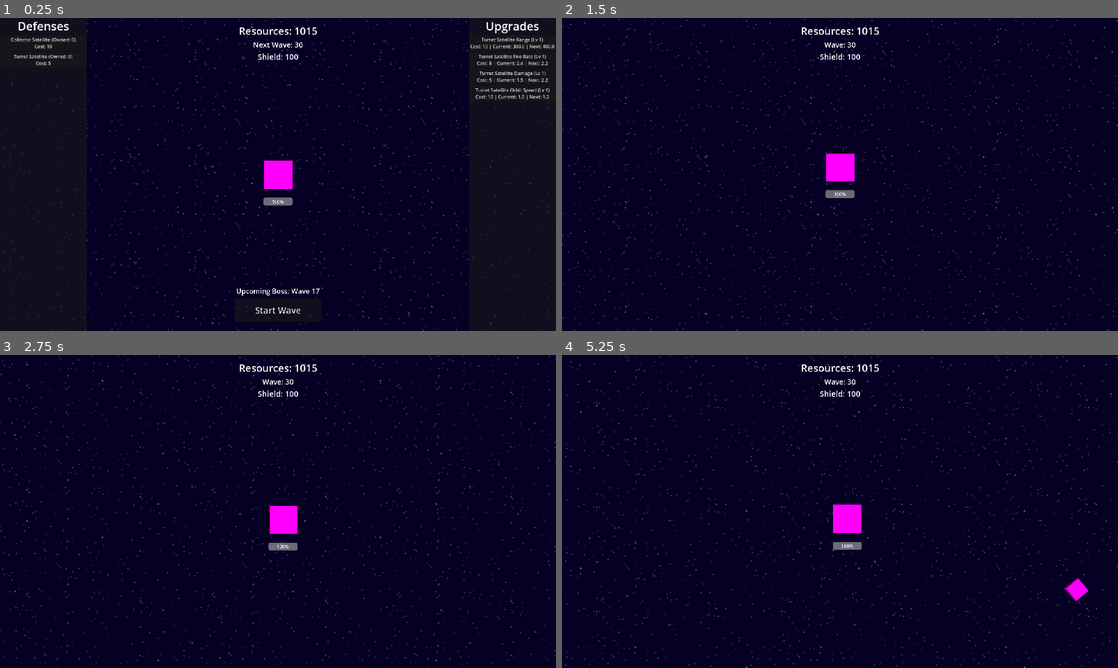
Above: before the commit, frames 1-4 (two rows, left to right).
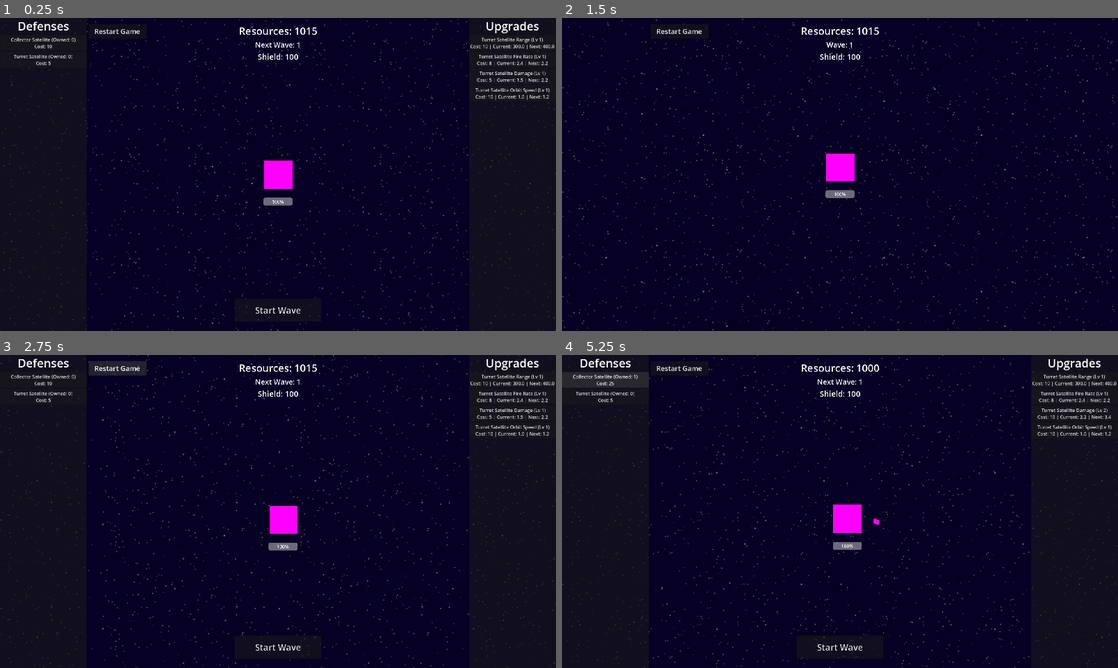
Above: after the commit, the same moments.

Repository: naeemR123/Learners-Game-Jam--2
Game: Godot game, scene res://Scenes/main.tscn
Same seed, same stepped clock (60 frames per second), same inputs: the game is played once before the commit and once after it.
Inputs (mouse positions are in pixels of both pictures, inside the frame that each line leads up to):
- Up to frame 1 (0.25 s): no input
- Up to frame 2 (1.5 s): click (678, 30) at 0.5 s, where only the run after the commit has a clickable "Restart Game"; click "Start Wave" at 1.25 s
- Up to frame 3 (2.75 s): click (116, 367) at 2 s, where only the run after the commit has a clickable "Restart Game"
- Up to frame 4 (5.25 s): click (840, 646) at 2.75 s, where only the run after the commit has a clickable "Start Wave"; click (678, 367) at 3.5 s, where only the run after the commit has a clickable "Restart Game"; click (1073, 414) at 4.25 s, where only the run after the commit has a clickable "Turret Satellite Damage (Lv 1…"; click (606, 380) at 5 s, where only the run after the commit has a clickable "Collector Satellite (Owned: 0…"

The runs differ from the first frame. In frame 1, 0.3% of the frame differs, in the area x 17-58%, y 2-89%; in frame 2, 2.5%; in frame 3, 4.2%; in frame 4, 4.7%, in the area x 0-100%, y 0-100%.

Commit message:
Restart Game button for debugging

Diff:
--- a/Scenes/main.tscn
+++ b/Scenes/main.tscn
@@ -10,12 +10,10 @@
 
 [node name="Main" type="Node2D" unique_id=1160054467]
 script = ExtResource("1_344ge")
-custom_wave = true
 wave_number = 30
 extra_resources = true
 extra_amount = 1000
 custom_shield = true
-custom_asteroid_speed = true
 custom_asteroid_speed_value = 250.0
 
 [node name="ColorRect" type="ColorRect" parent="." unique_id=1573043977]
--- a/Scenes/ui.tscn
+++ b/Scenes/ui.tscn
@@ -136,6 +136,19 @@
 [node name="UpgradesList" type="VBoxContainer" parent="ShopContainer/UpgradesPanel/ScrollContainer/VBoxContainer" unique_id=1297369614]
 layout_mode = 2
 
+[node name="RestartButton" type="Button" parent="." unique_id=307837455]
+custom_minimum_size = Vector2(200, 50)
+anchors_preset = 5
+anchor_left = 0.5
+anchor_right = 0.5
+offset_left = -654.0
+offset_top = 21.0
+offset_right = -453.99982
+offset_bottom = 71.0
+grow_horizontal = 2
+theme_override_font_sizes/font_size = 24
+text = "Restart Game"
+
 [node name="GameOverScreen" type="Control" parent="." unique_id=2025782506]
 process_mode = 2
 visible = false
--- a/Scripts/ui.gd
+++ b/Scripts/ui.gd
@@ -18,6 +18,7 @@
 # Buttons
 @onready var start_wave_button: Button = $ShopContainer/StartWaveButton
 @onready var retry_button: Button = $GameOverScreen/VBoxContainer/RetryButton
+@onready var restart_button: Button = $RestartButton
 
 # Control Nodes
 @onready var game_over_screen: Control = $GameOverScreen
@@ -38,6 +39,7 @@
 
 	retry_button.pressed.connect(_on_retry_button_pressed)	# signal from button in ui.tscn
 	start_wave_button.pressed.connect(_on_start_wave_button_pressed)
+	restart_button.pressed.connect(_on_restart_button_pressed)
 
 	# Deferred so these read final values; waits for sibling's _ready() debug settings
 	# Refresh ui with current stats upon loading
@@ -46,12 +48,12 @@
 	_shop_ui.call_deferred()
 
 # Refreshes resource display ui
-func _update_r_ui():
+func _update_r_ui() -> void:
 	rlabel.text = "Resources: " + str(game.resources)
 
 
 # Refreshes Planet shield display ui
-func _update_shield_ui():
+func _update_shield_ui() -> void:
 
 	# Gets shield value from active_stats Array in Game_Manager
 	var current_shield = game.active_stats["global"]["planet_shield"]
@@ -59,20 +61,27 @@
 
 
 # Runs reset function in Game_Manager
-func _on_retry_button_pressed():
+func _on_retry_button_pressed() -> void:
 	game.game_reset()
 	# Reload the current active scene to wipe existing asteroids/resources from the field
 	get_tree().reload_current_scene()
 
 
-func _on_start_wave_button_pressed():
+func _on_restart_button_pressed() -> void:
+	print(" [DEBUG] Game Manually Reset via 'Restart Game' Button ")
+	game.game_reset()
+	# Reload the current active scene to wipe existing asteroids/resources from the field
+	get_tree().reload_current_scene()
+
+
+func _on_start_wave_button_pressed() -> void:
 	wave.start_wave()
 	_shop_ui()
 
 
 
 # Displays "Game Over" screen | Called from Game_Manager
-func game_over_event():
+func game_over_event() -> void:
 	game_over_screen.visible = true
 
 
